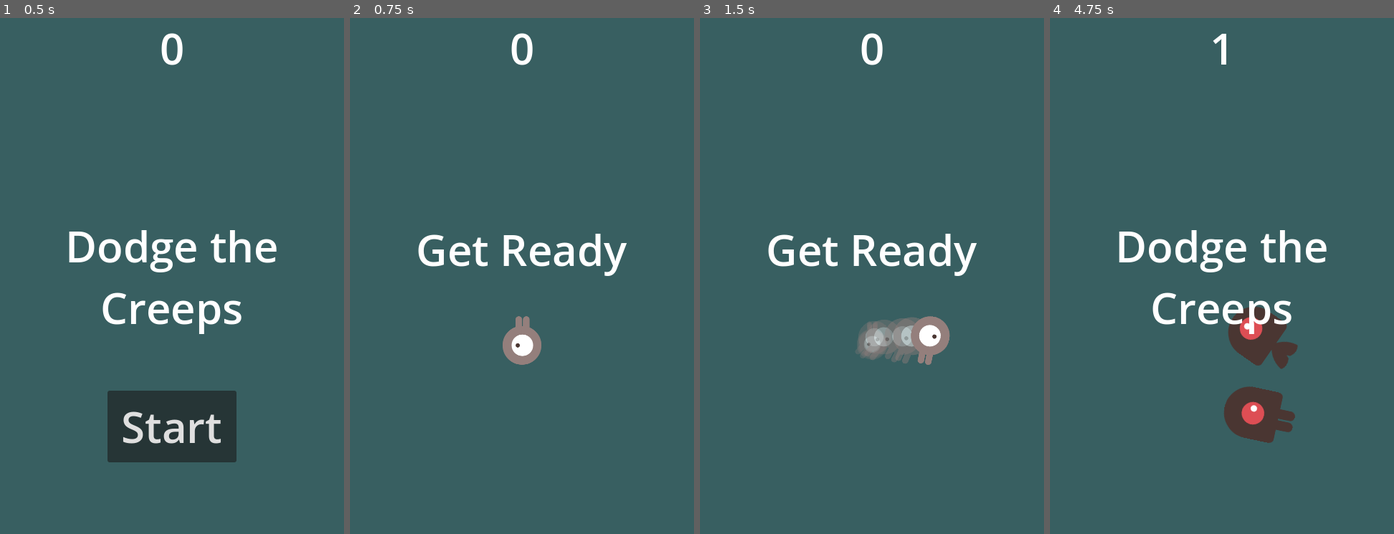
Above: before the commit, frames 1-4 (left to right).
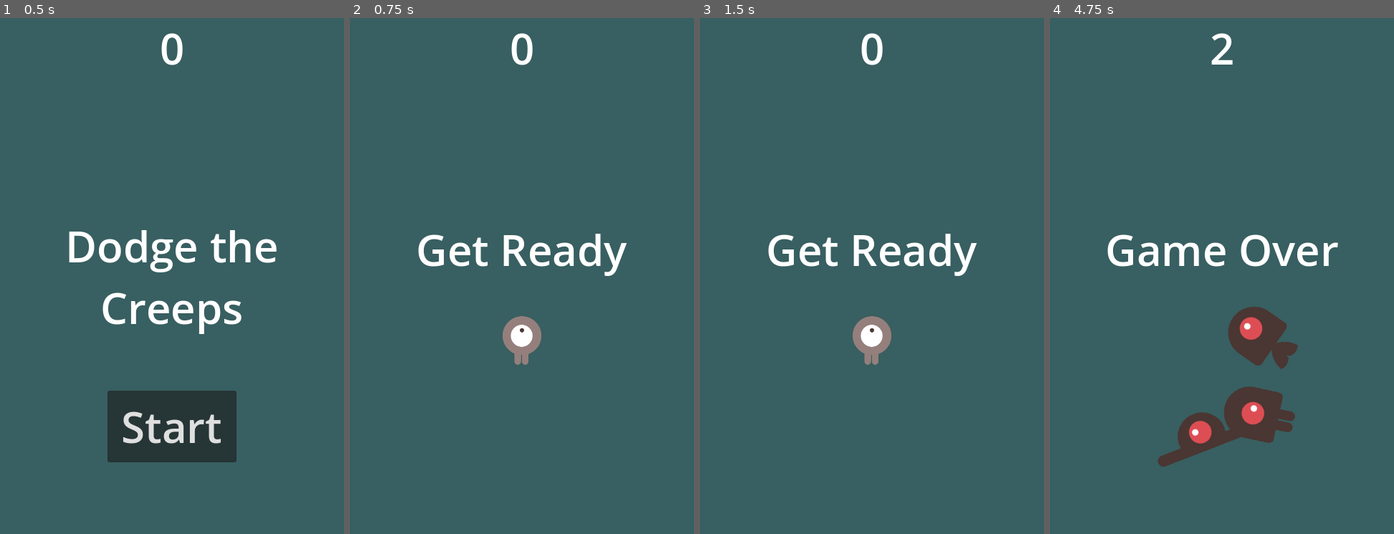
Above: after the commit, the same moments.

Repository: diegomartinez2/G-proyecto
Game: Godot game, scene res://Main.tscn
The game is run twice, just before and just after one commit, with the same random seed, the same clock (stepped at 60 frames per second) and the same inputs.
Inputs (mouse positions are in pixels of both pictures, inside the frame that each line leads up to):
- Up to frame 1 (0.5 s): no input
- Up to frame 2 (0.75 s): click "Start" at 0.5 s
- Up to frame 3 (1.5 s): tap Enter at 1.25 s; move the mouse to (947, 250) at 1.27 s; hold D (move_right) from 1.28 s (still down)
- Up to frame 4 (4.75 s): move the mouse to (1153, 301) at 2.02 s; release D (move_right) at 2.03 s; hold S (move_down) 2.03-2.78 s; move the mouse to (1256, 162) at 2.77 s; hold D (move_right) 2.78-3.53 s; move the mouse to (1204, 379) at 3.52 s; hold W (move_up) 3.53-4.28 s; move the mouse to (1325, 353) at 4.27 s; hold A (move_left) from 4.28 s (still down)

Frame 1 is identical in both runs. In frame 2, 0.5% of the frame differs, in the area x 44-56%, y 57-68%; in frame 3, 2.0%; in frame 4, 4.4%, in the area x 16-84%, y 2-87%.
Error after the commit: Invalid operands 'Vector2' and 'float' in operator '+'. (res://Player.gd:42)

Commit message:
test

Diff:
--- a/Player.gd
+++ b/Player.gd
@@ -16,17 +16,25 @@
 
 func _process(delta):
 	var velocity = Vector2.ZERO # The player's movement vector.
-	if Input.is_action_pressed(&"move_right"):
-		velocity.x += 1
-	if Input.is_action_pressed(&"move_left"):
-		velocity.x -= 1
-	if Input.is_action_pressed(&"move_down"):
-		velocity.y += 1
-	if Input.is_action_pressed(&"move_up"):
-		velocity.y -= 1
+	#if Input.is_action_pressed(&"move_right"):
+	#	velocity.x += 1
+	#if Input.is_action_pressed(&"move_left"):
+	#	velocity.x -= 1
+	#if Input.is_action_pressed(&"move_down"):
+	#	velocity.y += 1
+	#if Input.is_action_pressed(&"move_up"):
+	#	velocity.y -= 1
+	var target = position
 
-	if velocity.length() > 0:
+	#velocity = position.direction_to(target) * speed
+	look_at(target)
+	if position.distance_to(target) > 10:
+		velocity = position.direction_to(target) * speed
+	elif position.distance_to(target) < 10:
+		velocity = 0
+	if velocity > 0:
 		velocity = velocity.normalized() * speed
+		$AnimatedSprite2D.animation = &"up"
 		$AnimatedSprite2D.play()
 	else:
 		$AnimatedSprite2D.stop()
@@ -34,17 +42,19 @@
 	position += velocity * delta
 	position = position.clamp(Vector2.ZERO, screen_size)
 
-	if velocity.x != 0:
-		$AnimatedSprite2D.animation = &"right"
-		$AnimatedSprite2D.flip_v = false
-		$Trail.rotation = 0
-		$AnimatedSprite2D.flip_h = velocity.x < 0
-	elif velocity.y != 0:
-		$AnimatedSprite2D.animation = &"up"
+	#if velocity.x != 0:
+	#	$AnimatedSprite2D.animation = &"right"
+	#	$AnimatedSprite2D.flip_v = false
+	#	$Trail.rotation = 0
+	#	$AnimatedSprite2D.flip_h = velocity.x < 0
+	#elif velocity.y != 0:
+	#	$AnimatedSprite2D.animation = &"up"
 		#if velocity.y > 0:
 			#rotation = PI
 		#else:
 			#rotation = 0
+	#if velocity != 0:
+	#	$AnimatedSprite2D.animation = &"up"
 	rotation = get_global_mouse_position().angle_to_point(position) - PI/2
 
 
--- a/Player.tscn
+++ b/Player.tscn
@@ -60,7 +60,7 @@
 [node name="AnimatedSprite2D" type="AnimatedSprite2D" parent="."]
 scale = Vector2(0.5, 0.5)
 sprite_frames = SubResource("1")
-animation = &"right"
+animation = &"up"
 
 [node name="CollisionShape2D" type="CollisionShape2D" parent="."]
 shape = SubResource("2")
